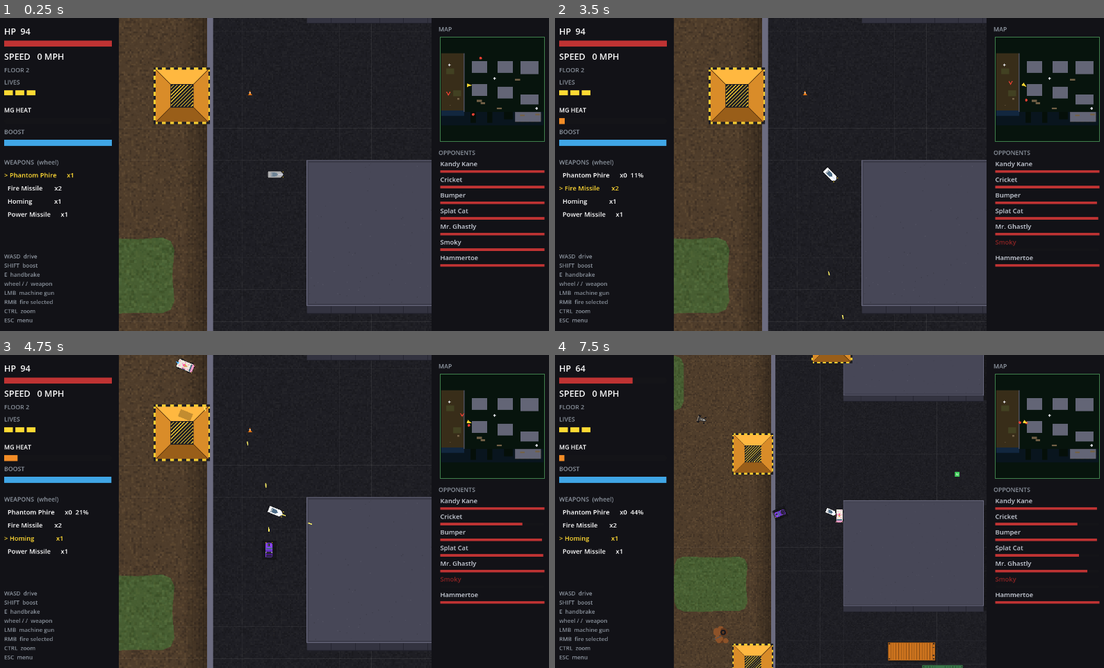
Above: before the commit, frames 1-4 (two rows, left to right).
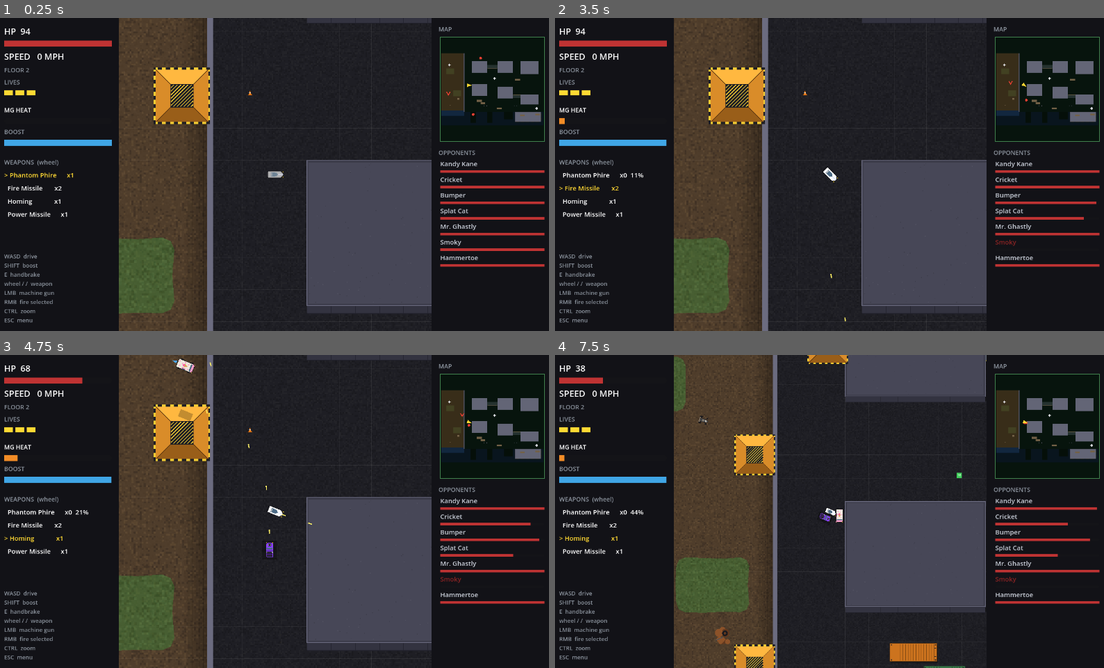
Above: after the commit, the same moments.

Repository: b3p3k0/bentchrome
Game: Godot game, scene res://levels/dock/dock.tscn
Two runs of this game, one before a commit and one after it. Both use one fixed random seed, a clock stepped at 60 frames per second and the inputs below. This scene is started directly instead of the project's main scene.
Inputs (mouse positions are in pixels of both pictures, inside the frame that each line leads up to):
- Up to frame 1 (0.25 s): no input
- Up to frame 2 (3.5 s): tap Enter (select_confirm) at 0.5 s; move the mouse to (950, 158) at 0.52 s; hold D (move_right) 0.53-1.25 s; tap Shift (boost) at 0.6 s; click (950, 158) at 0.67 s; tap Space at 0.77 s; drag from (719, 190) to (620, 130) at 1.27 s; move the mouse to (884, 105) at 2.02 s; hold D (move_right) 2.03-2.75 s; right-click (884, 105) at 2.1 s; drag from (802, 237) to (681, 274) at 2.77 s
- Up to frame 3 (4.75 s): move the mouse to (444, 558) at 3.52 s; hold A (move_left) 3.53-4.25 s; tap / (weapon_next) at 3.6 s; tap Space at 3.77 s; drag from (109, 464) to (406, 570) at 4.27 s
- Up to frame 4 (7.5 s): move the mouse to (856, 511) at 5.02 s; hold E (handbrake) 5.03-5.75 s; tap Ctrl (zoom_toggle) at 5.1 s; click (856, 511) at 5.17 s; drag from (747, 433) to (675, 552) at 5.77 s; move the mouse to (950, 495) at 6.52 s; hold W (move_up) 6.53-7.25 s; tap Backspace at 6.6 s; tap Space at 6.77 s; drag from (719, 527) to (1049, 448) at 7.27 s

The runs differ from the first frame. In frame 1, less than 0.1% of the frame differs, in the area x 88-95%, y 15-29%; in frame 2, less than 0.1%; in frame 3, 0.3%; in frame 4, 3.2%, in the area x 3-100%, y 0-100%.

Commit message:
Card 3: the sky gets traffic — booms overhead, bridges between roofs
The cranes become true underpasses: whole rig rides the overhead layer
(z 1) so quay traffic passes beneath the boom, while the portal feet gain
solid pads you actually collide with. Two sky bridges span the yards —
W1<->W2 across the central lane and W5<->W6 across the east lane — steel
deck plates on the overhead layer with a floor-3 zone (the terrace max rule
makes over/under free: under-drivers keep floor 2, bridge-drivers keep 3),
smashable rails on both edges, and a cast shadow on the lane below. Roof
down-connectors that used to exit onto the new bridge moved to clean edges,
and all five roof ramps nudged off the faces so the square footprint stops
poking launch triggers into the roof zones. Structural suite now locks that
each bridge lands on two roof surfaces.

Co-Authored-By: Claude Fable 5 <noreply@anthropic.com>

Diff:
--- a/levels/dock/dock.tscn
+++ b/levels/dock/dock.tscn
@@ -93,6 +93,9 @@
 [sub_resource type="RectangleShape2D" id="R_ramp_v"]
 size = Vector2(224, 224)
 
+[sub_resource type="RectangleShape2D" id="R_cranefoot"]
+size = Vector2(28, 36)
+
 [node name="Dock" type="Node2D"]
 script = ExtResource("1_lvl")
 
@@ -245,6 +248,16 @@
 position = Vector2(1776, 1375)
 floor_index = 3
 size = Vector2(1240, 450)
+
+[node name="FZBridgeCentral" parent="." instance=ExtResource("24_fzone")]
+position = Vector2(0, -1120)
+floor_index = 3
+size = Vector2(512, 192)
+
+[node name="FZBridgeEast" parent="." instance=ExtResource("24_fzone")]
+position = Vector2(1216, 352)
+floor_index = 3
+size = Vector2(384, 176)
 
 [node name="DWLowland" parent="." instance=ExtResource("25_dwater")]
 position = Vector2(-1984, 1552)
@@ -326,6 +339,7 @@
 [node name="CraneQuay" type="Node2D" parent="."]
 position = Vector2(-350, 1010)
 rotation = 1.5708
+z_index = 1
 script = ExtResource("28_ddeco")
 kind = &"crane"
 size = Vector2(400, 220)
@@ -333,9 +347,132 @@
 [node name="CraneBerth" type="Node2D" parent="."]
 position = Vector2(1150, 990)
 rotation = 1.5708
+z_index = 1
 script = ExtResource("28_ddeco")
 kind = &"crane"
 size = Vector2(360, 200)
+
+[node name="CraneQuayFootW" type="StaticBody2D" parent="."]
+position = Vector2(-416, 828)
+collision_layer = 20
+collision_mask = 0
+
+[node name="Col" type="CollisionShape2D" parent="CraneQuayFootW"]
+shape = SubResource("R_cranefoot")
+
+[node name="CraneQuayFootE" type="StaticBody2D" parent="."]
+position = Vector2(-284, 828)
+collision_layer = 20
+collision_mask = 0
+
+[node name="Col" type="CollisionShape2D" parent="CraneQuayFootE"]
+shape = SubResource("R_cranefoot")
+
+[node name="CraneBerthFootW" type="StaticBody2D" parent="."]
+position = Vector2(1090, 828)
+collision_layer = 20
+collision_mask = 0
+
+[node name="Col" type="CollisionShape2D" parent="CraneBerthFootW"]
+shape = SubResource("R_cranefoot")
+
+[node name="CraneBerthFootE" type="StaticBody2D" parent="."]
+position = Vector2(1210, 828)
+collision_layer = 20
+collision_mask = 0
+
+[node name="Col" type="CollisionShape2D" parent="CraneBerthFootE"]
+shape = SubResource("R_cranefoot")
+
+[node name="BridgeCentralShadow" type="Node2D" parent="."]
+position = Vector2(0, -1024)
+script = ExtResource("28_ddeco")
+kind = &"ledge_shadow"
+size = Vector2(512, 60)
+
+[node name="BridgeCentral" type="Node2D" parent="."]
+position = Vector2(0, -1120)
+z_index = 1
+script = ExtResource("28_ddeco")
+kind = &"bridge"
+size = Vector2(512, 192)
+
+[node name="BridgeEastShadow" type="Node2D" parent="."]
+position = Vector2(1216, 440)
+script = ExtResource("28_ddeco")
+kind = &"ledge_shadow"
+size = Vector2(384, 60)
+
+[node name="BridgeEast" type="Node2D" parent="."]
+position = Vector2(1216, 352)
+z_index = 1
+script = ExtResource("28_ddeco")
+kind = &"bridge"
+size = Vector2(384, 176)
+
+[node name="RailBridgeCN1" parent="." instance=ExtResource("9_dblock")]
+position = Vector2(-128, -1210)
+z_index = 1
+size = Vector2(240, 14)
+max_hp = 20.0
+deco = &"rail"
+floor_index = 3
+
+[node name="RailBridgeCN2" parent="." instance=ExtResource("9_dblock")]
+position = Vector2(128, -1210)
+z_index = 1
+size = Vector2(240, 14)
+max_hp = 20.0
+deco = &"rail"
+floor_index = 3
+
+[node name="RailBridgeCS1" parent="." instance=ExtResource("9_dblock")]
+position = Vector2(-128, -1030)
+z_index = 1
+size = Vector2(240, 14)
+max_hp = 20.0
+deco = &"rail"
+floor_index = 3
+
+[node name="RailBridgeCS2" parent="." instance=ExtResource("9_dblock")]
+position = Vector2(128, -1030)
+z_index = 1
+size = Vector2(240, 14)
+max_hp = 20.0
+deco = &"rail"
+floor_index = 3
+
+[node name="RailBridgeEN1" parent="." instance=ExtResource("9_dblock")]
+position = Vector2(1120, 269)
+z_index = 1
+size = Vector2(180, 14)
+max_hp = 20.0
+deco = &"rail"
+floor_index = 3
+
+[node name="RailBridgeEN2" parent="." instance=ExtResource("9_dblock")]
+position = Vector2(1312, 269)
+z_index = 1
+size = Vector2(180, 14)
+max_hp = 20.0
+deco = &"rail"
+floor_index = 3
+
+[node name="RailBridgeES1" parent="." instance=ExtResource("9_dblock")]
+position = Vector2(1120, 435)
+z_index = 1
+size = Vector2(180, 14)
+max_hp = 20.0
+deco = &"rail"
+floor_index = 3
+
+[node name="RailBridgeES2" parent="." instance=ExtResource("9_dblock")]
+position = Vector2(1312, 435)
+z_index = 1
+size = Vector2(180, 14)
+max_hp = 20.0
+deco = &"rail"
+floor_index = 3
 
 [node name="Warehouse1" type="StaticBody2D" parent="."]
 position = Vector2(-640, -1120)
@@ -480,7 +617,7 @@
 shape = SubResource("R_ramp_v")
 
 [node name="RampW1" type="Area2D" parent="."]
-position = Vector2(-1088, -1120)
+position = Vector2(-1120, -1120)
 collision_layer = 0
 collision_mask = 1
 script = ExtResource("4_ramp")
@@ -493,7 +630,7 @@
 shape = SubResource("R_ramp_v")
 
 [node name="RampW2" type="Area2D" parent="."]
-position = Vector2(640, -768)
+position = Vector2(640, -736)
 collision_layer = 0
 collision_mask = 1
 script = ExtResource("4_ramp")
@@ -506,7 +643,7 @@
 shape = SubResource("R_ramp_h")
 
 [node name="RampW3" type="Area2D" parent="."]
-position = Vector2(1856, -1472)
+position = Vector2(1856, -1504)
 collision_layer = 0
 collision_mask = 1
 script = ExtResource("4_ramp")
@@ -519,7 +656,7 @@
 shape = SubResource("R_ramp_h")
 
 [node name="RampW5" type="Area2D" parent="."]
-position = Vector2(1088, 160)
+position = Vector2(1120, 160)
 collision_layer = 0
 collision_mask = 1
 script = ExtResource("4_ramp")
@@ -532,7 +669,7 @@
 shape = SubResource("R_ramp_v")
 
 [node name="RampW6" type="Area2D" parent="."]
-position = Vector2(1344, 512)
+position = Vector2(1312, 512)
 collision_layer = 0
 collision_mask = 1
 script = ExtResource("4_ramp")
@@ -907,7 +1044,7 @@
 kind = &"edge"
 
 [node name="ConW1Up" type="Node2D" parent="."]
-position = Vector2(-1088, -1120)
+position = Vector2(-1120, -1120)
 script = ExtResource("27_conn")
 from_floor = 2
 to_floor = 3
@@ -915,7 +1052,7 @@
 kind = &"ramp"
 
 [node name="ConW2Up" type="Node2D" parent="."]
-position = Vector2(640, -768)
+position = Vector2(640, -736)
 script = ExtResource("27_conn")
 from_floor = 2
 to_floor = 3
@@ -923,7 +1060,7 @@
 kind = &"ramp"
 
 [node name="ConW3Up" type="Node2D" parent="."]
-position = Vector2(1856, -1472)
+position = Vector2(1856, -1504)
 script = ExtResource("27_conn")
 from_floor = 2
 to_floor = 3
@@ -931,7 +1068,7 @@
 kind = &"ramp"
 
 [node name="ConW5Up" type="Node2D" parent="."]
-position = Vector2(1088, 160)
+position = Vector2(1120, 160)
 script = ExtResource("27_conn")
 from_floor = 2
 to_floor = 3
@@ -939,7 +1076,7 @@
 kind = &"ramp"
 
 [node name="ConW6Up" type="Node2D" parent="."]
-position = Vector2(1344, 512)
+position = Vector2(1312, 512)
 script = ExtResource("27_conn")
 from_floor = 2
 to_floor = 3
@@ -955,53 +1092,53 @@
 kind = &"ramp"
 
 [node name="ConW1Down" type="Node2D" parent="."]
-position = Vector2(-296, -1120)
+position = Vector2(-640, -872)
+script = ExtResource("27_conn")
+from_floor = 3
+to_floor = 2
+approach_dir = Vector2(0, 1)
+kind = &"edge"
+
+[node name="ConW2Down" type="Node2D" parent="."]
+position = Vector2(984, -1120)
 script = ExtResource("27_conn")
 from_floor = 3
 to_floor = 2
 approach_dir = Vector2(1, 0)
 kind = &"edge"
 
-[node name="ConW2Down" type="Node2D" parent="."]
-position = Vector2(296, -1120)
+[node name="ConW3Down" type="Node2D" parent="."]
+position = Vector2(1856, -808)
+script = ExtResource("27_conn")
+from_floor = 3
+to_floor = 2
+approach_dir = Vector2(0, 1)
+kind = &"edge"
+
+[node name="ConW4Down" type="Node2D" parent="."]
+position = Vector2(-296, 32)
+script = ExtResource("27_conn")
+from_floor = 3
+to_floor = 2
+approach_dir = Vector2(1, 0)
+kind = &"edge"
+
+[node name="ConW5Down" type="Node2D" parent="."]
+position = Vector2(984, 160)
+script = ExtResource("27_conn")
+from_floor = 3
+to_floor = 2
+approach_dir = Vector2(1, 0)
+kind = &"edge"
+
+[node name="ConW6Down" type="Node2D" parent="."]
+position = Vector2(1448, 512)
 script = ExtResource("27_conn")
 from_floor = 3
 to_floor = 2
 approach_dir = Vector2(-1, 0)
 kind = &"edge"
 
-[node name="ConW3Down" type="Node2D" parent="."]
-position = Vector2(1856, -808)
-script = ExtResource("27_conn")
-from_floor = 3
-to_floor = 2
-approach_dir = Vector2(0, 1)
-kind = &"edge"
-
-[node name="ConW4Down" type="Node2D" parent="."]
-position = Vector2(-296, 32)
-script = ExtResource("27_conn")
-from_floor = 3
-to_floor = 2
-approach_dir = Vector2(1, 0)
-kind = &"edge"
-
-[node name="ConW5Down" type="Node2D" parent="."]
-position = Vector2(984, 160)
-script = ExtResource("27_conn")
-from_floor = 3
-to_floor = 2
-approach_dir = Vector2(1, 0)
-kind = &"edge"
-
-[node name="ConW6Down" type="Node2D" parent="."]
-position = Vector2(1448, 512)
-script = ExtResource("27_conn")
-from_floor = 3
-to_floor = 2
-approach_dir = Vector2(-1, 0)
-kind = &"edge"
-
 [node name="ConShipDown" type="Node2D" parent="."]
 position = Vector2(1700, 1180)
 script = ExtResource("27_conn")
--- a/levels/dock_deco.gd
+++ b/levels/dock_deco.gd
@@ -14,6 +14,10 @@
 ##                 (quay over water, retaining wall over the lowland). Local
 ##                 +y is the LOW side — rotate the node to face any drop.
 ##                 size.x = run length, size.y = falloff reach.
+##   bridge:       a roof-to-roof deck plate. Author the NODE at z_index 1 —
+##                 the overhead layer: floor-2 cars (z 0) vanish beneath it,
+##                 floor-3 cars (z 2) ride on top. Driveability comes from a
+##                 matching floor-3 FloorZone; rails are separate statics.
 
 const HULL := Color(0.34, 0.21, 0.18)       # rusted plating
 const HULL_DARK := Color(0.22, 0.13, 0.11)
@@ -29,6 +33,9 @@
 const CRANE_STEEL := Color(0.72, 0.5, 0.14)  # harbor-gantry yellow
 const CRANE_DARK := Color(0.45, 0.31, 0.09)
 const CABLE := Color(0.18, 0.18, 0.2)
+const BRIDGE_DECK := Color(0.38, 0.4, 0.45)
+const BRIDGE_LINE := Color(0.27, 0.29, 0.33)
+const BRIDGE_EDGE := Color(0.6, 0.53, 0.2)
 
 @export var kind: StringName = &"pier_surface"
 @export var size := Vector2(512, 256)
@@ -44,8 +51,28 @@
 			_draw_crane()
 		&"ledge_shadow":
 			_draw_ledge_shadow()
+		&"bridge":
+			_draw_bridge()
 		_:
 			_draw_pier()
+
+## Steel deck spanning two roofs: plating seams across the run, center dashes,
+## hazard lips along the long edges. Span runs along local x.
+func _draw_bridge() -> void:
+	var half := size * 0.5
+	draw_rect(Rect2(-half, size), BRIDGE_DECK)
+	var seams := maxi(int(size.x / 72.0), 2)
+	for i in range(1, seams):
+		var x := -half.x + size.x * i / seams
+		draw_line(Vector2(x, -half.y + 2.0), Vector2(x, half.y - 2.0), BRIDGE_LINE, 2.0)
+	var dashes := maxi(int(size.x / 48.0), 2)
+	for i in dashes:
+		if i % 2 == 0:
+			var x0 := -half.x + size.x * i / dashes
+			draw_line(Vector2(x0 + 6.0, 0.0), Vector2(x0 + size.x / dashes - 6.0, 0.0), BRIDGE_LINE, 2.0)
+	draw_rect(Rect2(Vector2(-half.x, -half.y), Vector2(size.x, 5.0)), BRIDGE_EDGE)
+	draw_rect(Rect2(Vector2(-half.x, half.y - 5.0), Vector2(size.x, 5.0)), BRIDGE_EDGE)
+	draw_rect(Rect2(-half, size), BRIDGE_LINE, false, 2.0)
 
 func _draw_ledge_shadow() -> void:
 	var steps := 6
--- a/tests/test_dock_level.gd
+++ b/tests/test_dock_level.gd
@@ -25,7 +25,8 @@
 	var player: Node2D = null
 	for child in dock.get_children():
 		if child is Area2D and child.scene_file_path.ends_with("floor_zone.tscn"):
-			zones.append({"rect": _zone_rect(child), "floor": int(child.floor_index)})
+			zones.append({"rect": _zone_rect(child), "floor": int(child.floor_index),
+				"name": String(child.name)})
 		elif child.get("from_floor") != null:
 			connectors.append(child)
 		elif child.get("cooldown_seconds") != null:
@@ -59,6 +60,22 @@
 	for key in ["1>2", "2>1", "2>3", "3>2"]:
 		t.check(pairs.has(key), "dock: connector route %s exists" % key)
 
+	# Sky bridges: floor-3 spans whose BOTH ends touch another roof surface.
+	for bname in ["FZBridgeCentral", "FZBridgeEast"]:
+		var b: Dictionary = {}
+		for z in zones:
+			if z.name == bname:
+				b = z
+		t.check(not b.is_empty() and int(b.get("floor", -1)) == 3, "dock: %s exists at floor 3" % bname)
+		if b.is_empty():
+			continue
+		var touches := 0
+		var grown: Rect2 = (b.rect as Rect2).grow(2.0)
+		for z in zones:
+			if z.name != bname and int(z.floor) == 3 and grown.intersects(z.rect):
+				touches += 1
+		t.check(touches >= 2, "dock: %s connects two roof surfaces (touches %d)" % [bname, touches])
+
 	# Each connector's approach run starts on its own from_floor.
 	for c in connectors:
 		var entry: Vector2 = c.position - (c.approach_dir as Vector2).normalized() * 220.0
Not shown: 1 places in levels/dock/dock.tscn that only renumber resources
